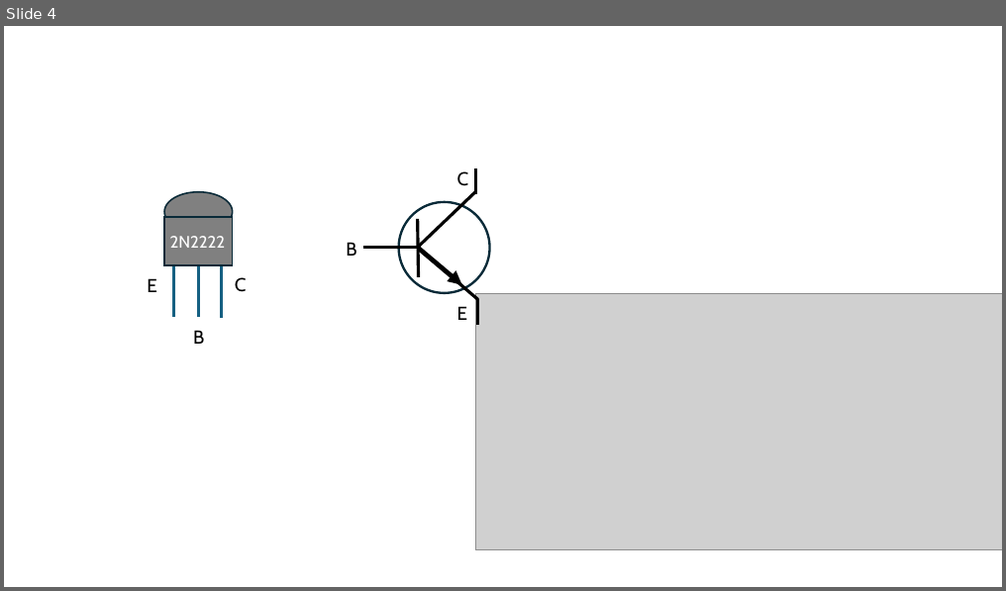
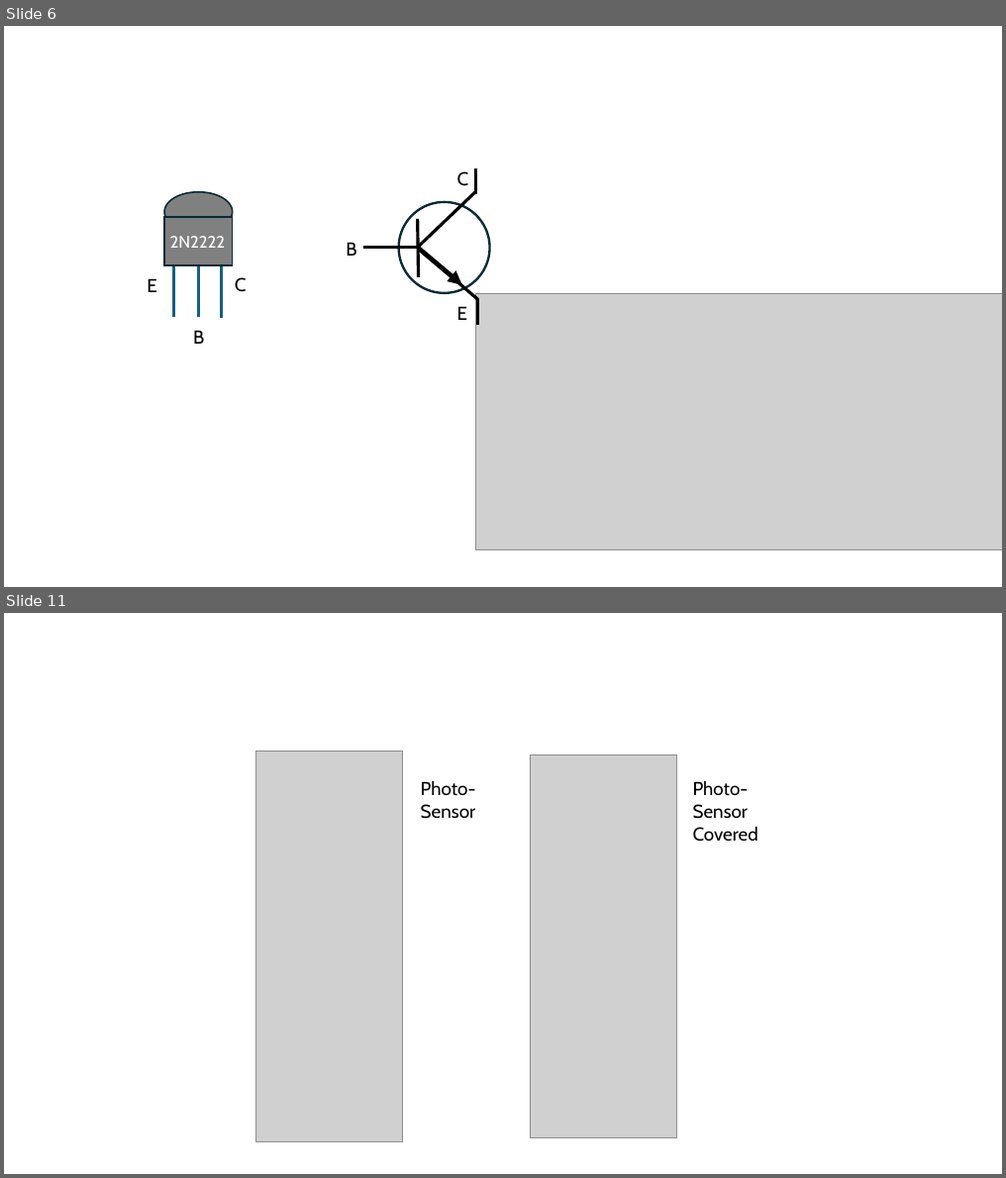
Before and after one commit to dmccreary/beginning-electronics, a slide deck: slides/LED-figures.pptx. Shown one above the other, each under a label of ours: slide 4 before the commit, slides 6 and 11 after it; the slides between them are not shown. The pictures are 1006x591 and 1006x1178 pixels, drawn with LibreOffice and Linux fonts; fonts in the diff are those of the drawing; grey boxes stand for pictures. Boxes give left, top, right and bottom in pixels: in the first picture for what was removed or moved away, otherwise in the second. Text is boxed around its words. In the diff, an @@ line names an element or a change of style, - is before the commit and + after.

```diff
--- a/slides/LED-figures.pptx
+++ b/slides/LED-figures.pptx
@@ slide 11 added at <box>4,613,1002,1174</box>, background #FFFFFF @@
@@ picture added at <box>255,752,403,1143</box> @@
@@ picture added at <box>530,756,677,1138</box> @@
@@ text added at <box>421,780,476,819</box>, 18 pt, text #000000 @@
+Photo-Sensor
@@ text added at <box>693,781,758,842</box>, 18 pt, text #000000 @@
+Photo-Sensor
+Covered
@@ what was slide 4 is now slide 6 @@
```
Also in this commit, not shown: 2 slides changed, 5 other slides added, 1 slide removed, 3 other files.
